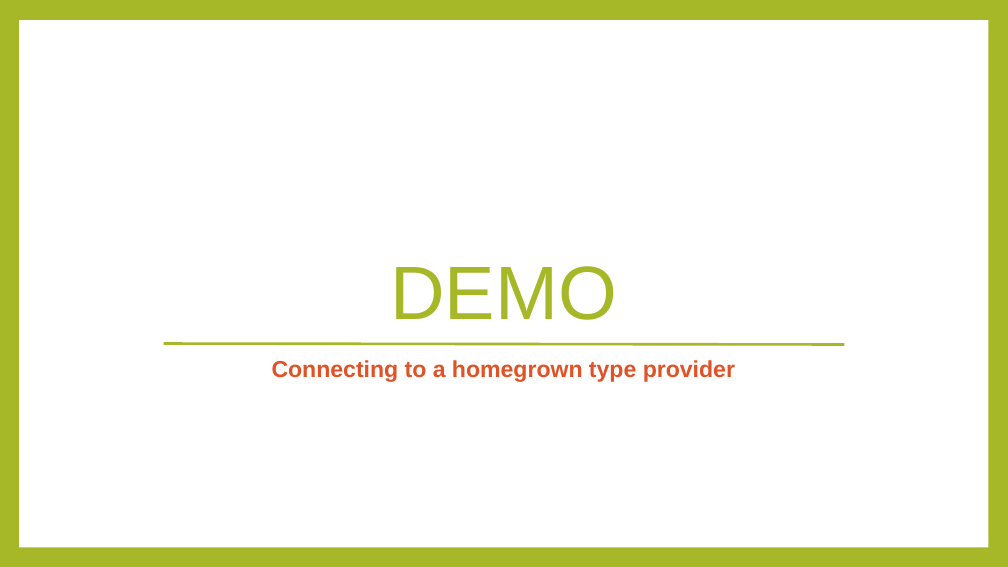
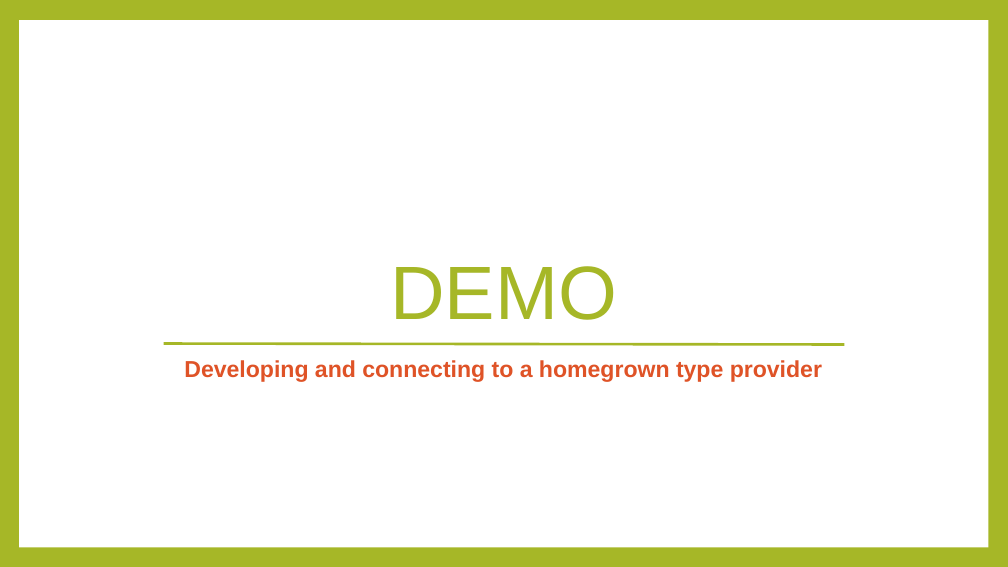
Before and after one commit to rachelblasucci/Current-Talks, a slide deck: slide 13 of Type Providers/Type Providers.pptx. Drawn at 1008x567 pixels with LibreOffice and Linux fonts; fonts in the diff are those of the drawing. Boxes give left, top, right and bottom in pixels: in the first picture for what was removed or moved away, otherwise in the second. Text is boxed around its words. In the diff, an @@ line names an element or a change of style, - is before the commit and + after.

```diff
--- a/Type Providers/Type Providers.pptx
+++ b/Type Providers/Type Providers.pptx
@@ text at (x1=184, y1=360, x2=822, y2=382): text changed @@
-Connecting to a homegrown type provider
+Developing and connecting to a homegrown type provider
```
Also in this commit, not shown: 5 other slides changed, 1 slide added, 1 slide removed, 4 other files.
